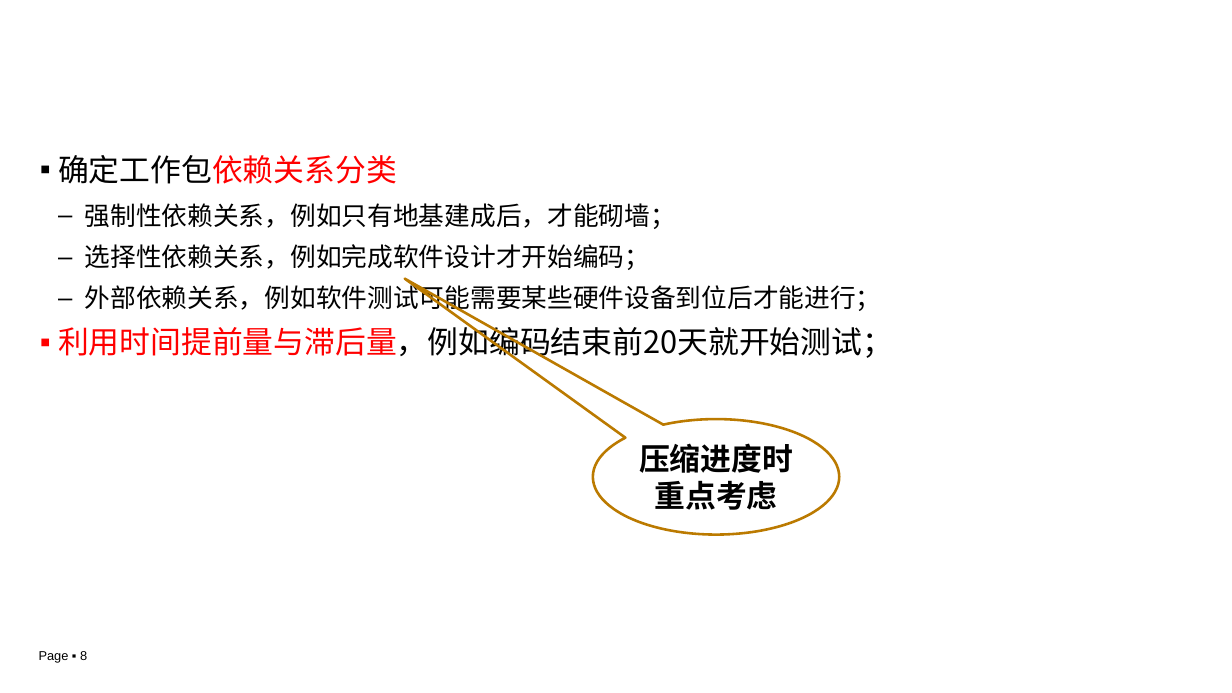
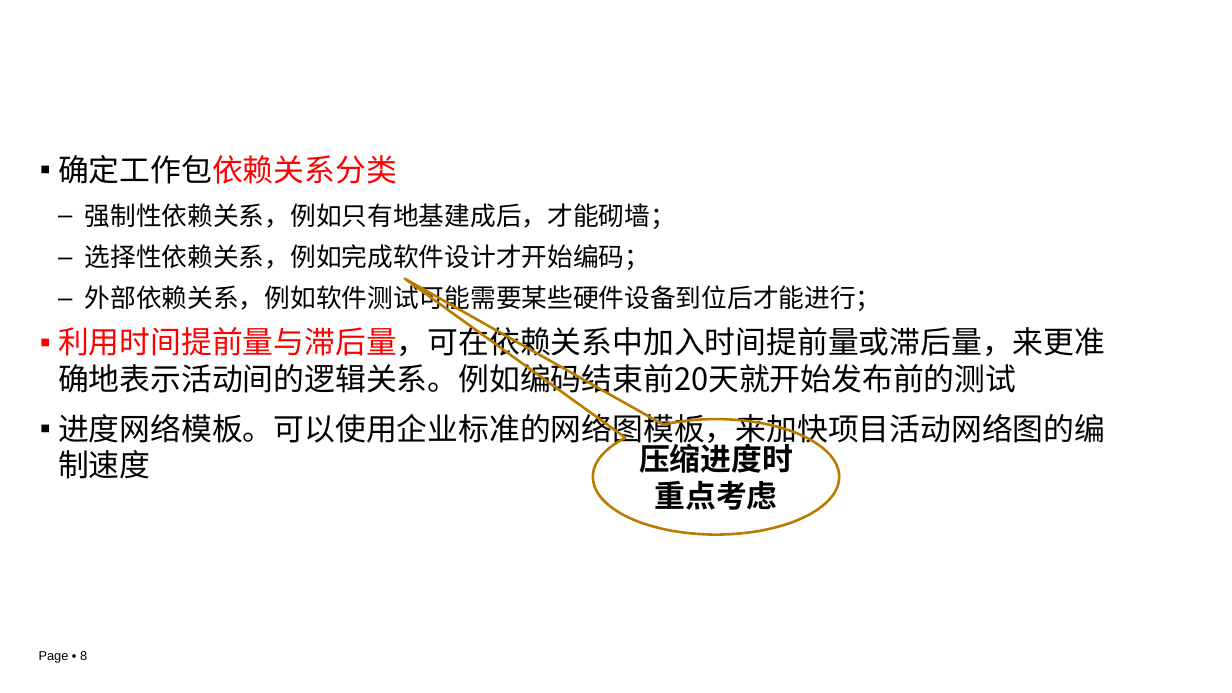
Before and after one commit to edu2act/course-IT-Project-Management, a slide deck: slide 8 of materials/slides/ch03-2.pptx. Drawn at 1232x693 pixels with LibreOffice and Linux fonts; fonts in the diff are those of the drawing; background and template pictures are left out. Boxes give left, top, right and bottom in pixels: in the first picture for what was removed or moved away, otherwise in the second. Text is boxed around its words. In the diff, an @@ line names an element or a change of style, - is before the commit and + after.

Commit message:
添加ch03-2 pdf 更新ch03-2 ppt

```diff
--- a/materials/slides/ch03-2.pptx
+++ b/materials/slides/ch03-2.pptx
@@ text at (58, 322, 1105, 479): text changed @@
-▪ 利用时间提前量与滞后量，例如编码结束前20天就开始测试；
+▪ 利用时间提前量与滞后量，可在依赖关系中加入时间提前量或滞后量，来更准确地表示活动间的逻辑关系。例如编码结束前20天就开始发布前的测试
+▪ 进度网络模板。可以使用企业标准的网络图模板，来加快项目活动网络图的编制速度
```
Also in this commit, not shown: 1 other file.
